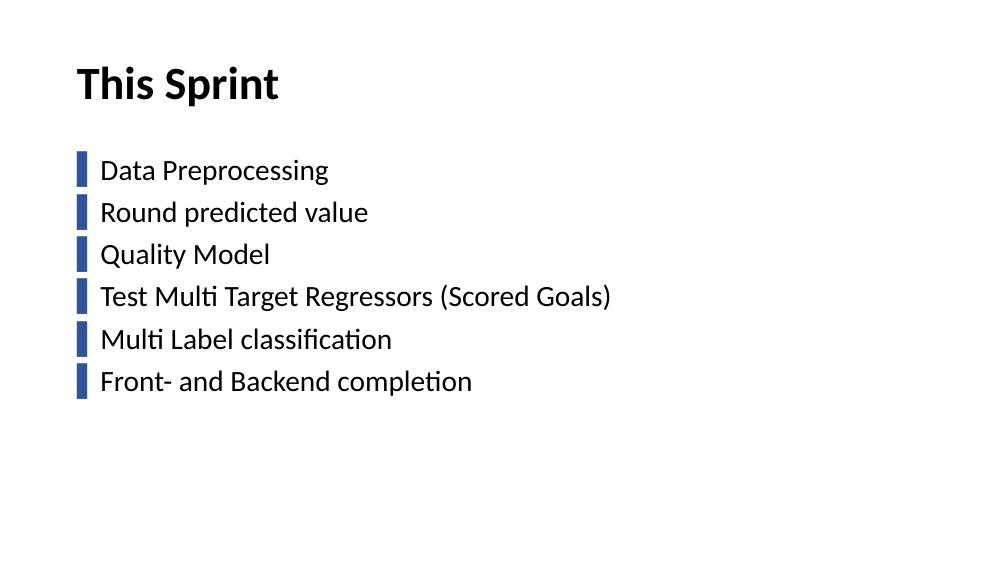
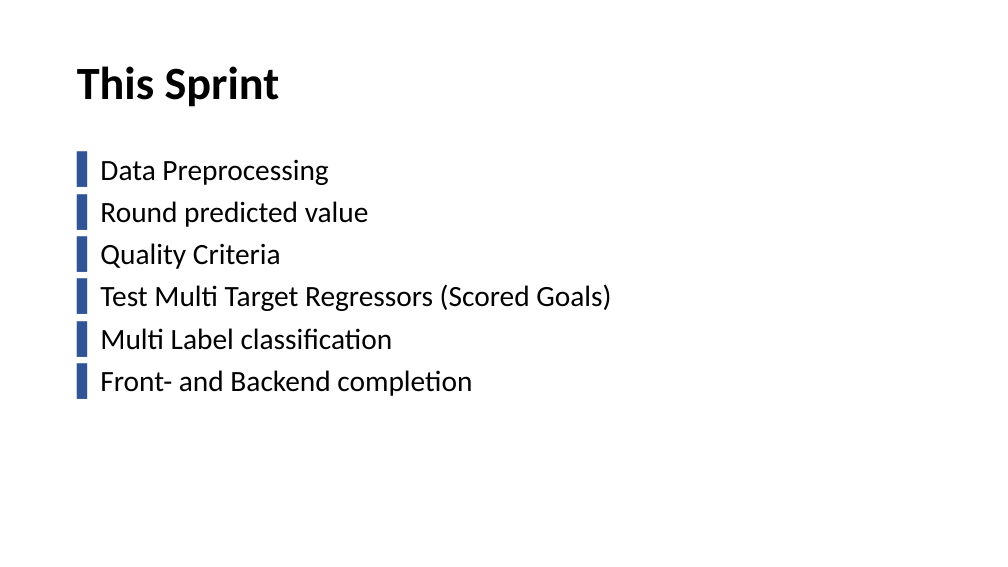
Before and after one commit to Khaledjallouli/project, a slide deck: slide 2 of Daily/sprint8/Sprint8_Review.pptx. Drawn at 1008x567 pixels with LibreOffice and Linux fonts; fonts in the diff are those of the drawing; background and template pictures are left out. Boxes give left, top, right and bottom in pixels: in the first picture for what was removed or moved away, otherwise in the second. Text is boxed around its words. In the diff, an @@ line names an element or a change of style, - is before the commit and + after.

```diff
--- a/Daily/sprint8/Sprint8_Review.pptx
+++ b/Daily/sprint8/Sprint8_Review.pptx
@@ text at <box>100,243,281,269</box>: text changed @@
-▌ Quality Model
+▌ Quality Criteria
```
Also in this commit, not shown: 4 other slides changed.
